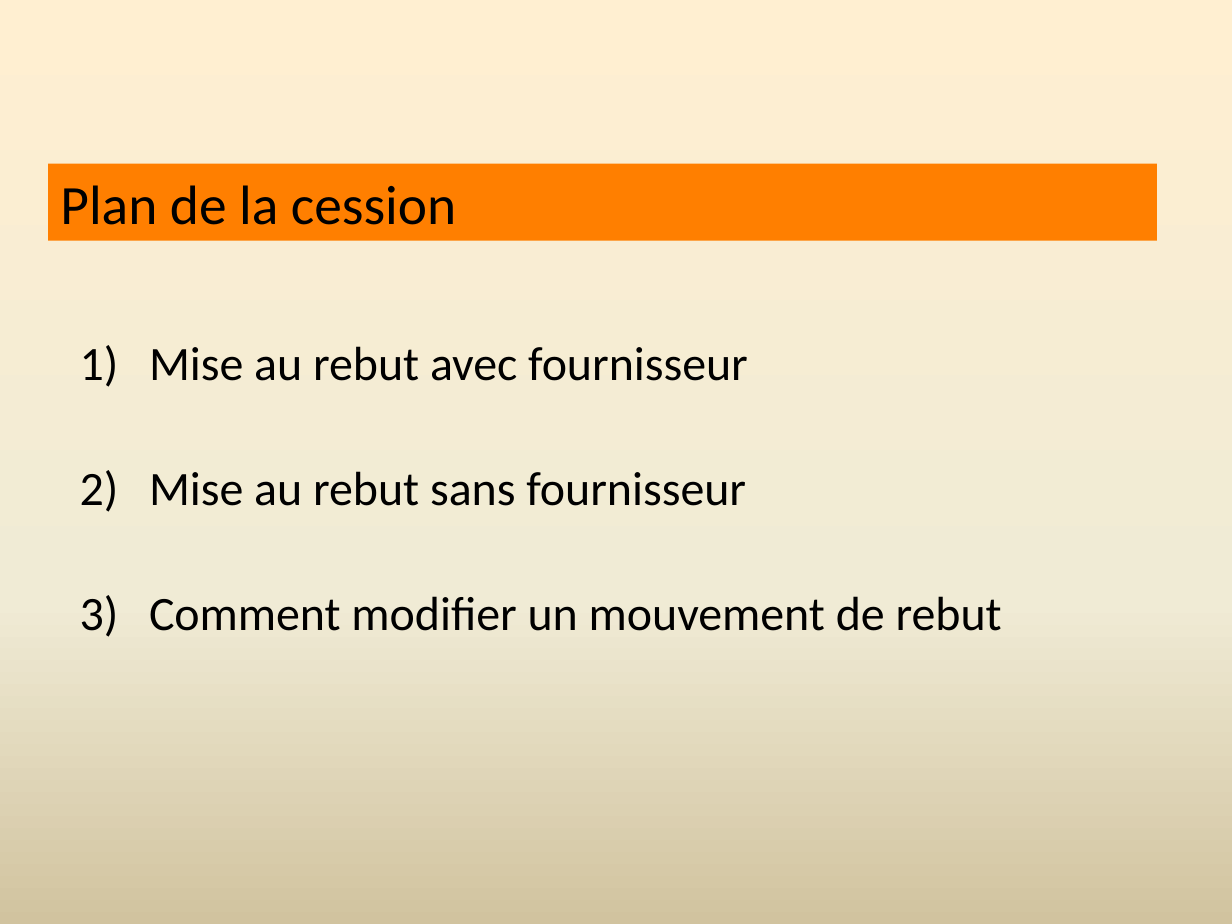
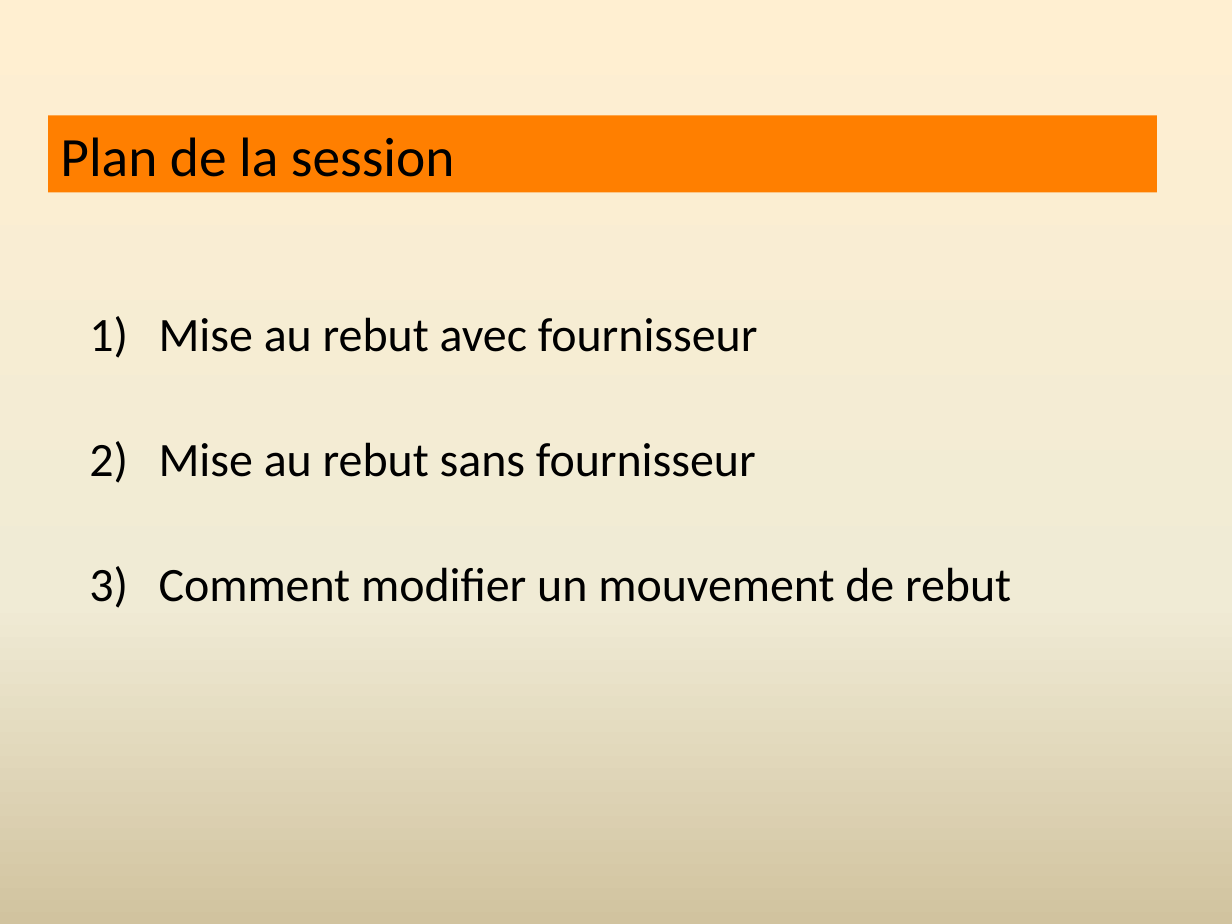
Before and after one commit to yvallet/Rebuts, a slide deck: slide 4 of Les tutoriels de la FFBA_page1.pptx. Drawn at 1232x924 pixels with LibreOffice and Linux fonts; fonts in the diff are those of the drawing. Boxes give left, top, right and bottom in pixels: in the first picture for what was removed or moved away, otherwise in the second. Text is boxed around its words. In the diff, an @@ line names an element or a change of style, - is before the commit and + after.

```diff
--- a/Les tutoriels de la FFBA_page1.pptx
+++ b/Les tutoriels de la FFBA_page1.pptx
@@ title "Plan de la session": place and size @@
-title "Plan de la session" at [48, 164, 1157, 241]
+title "Plan de la session" at [48, 116, 1157, 193]
@@ title at [60, 137, 455, 177]: text changed @@
-Plan de la cession
+Plan de la session
@@ text "Mise au rebut avec fournisseur": place and size @@
-text "Mise au rebut avec fournisseur" at [149, 346, 1002, 631]
+text "Mise au rebut avec fournisseur" at [159, 317, 1011, 602]
```
Also in this commit, not shown: 1 other slide changed, 2 other files.
